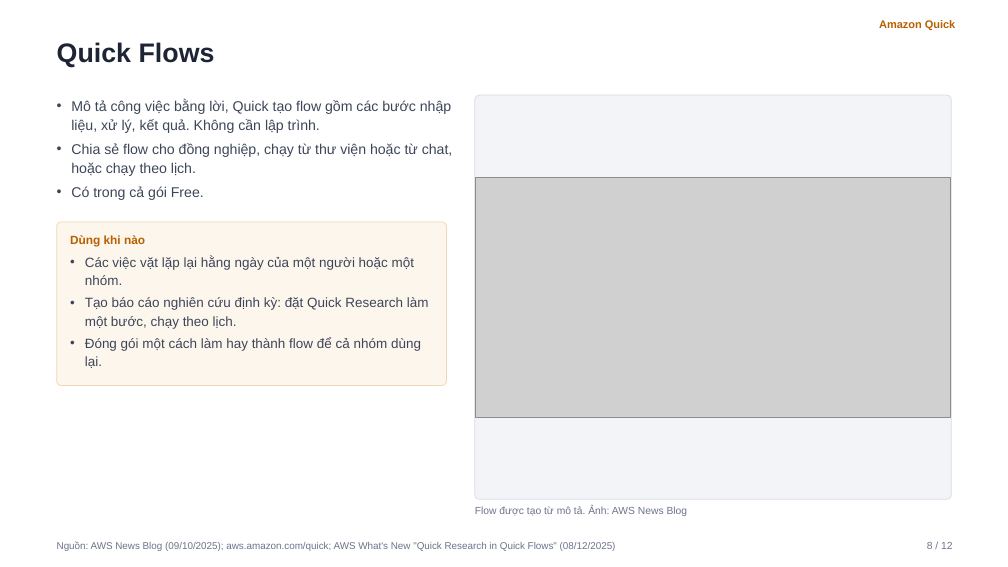
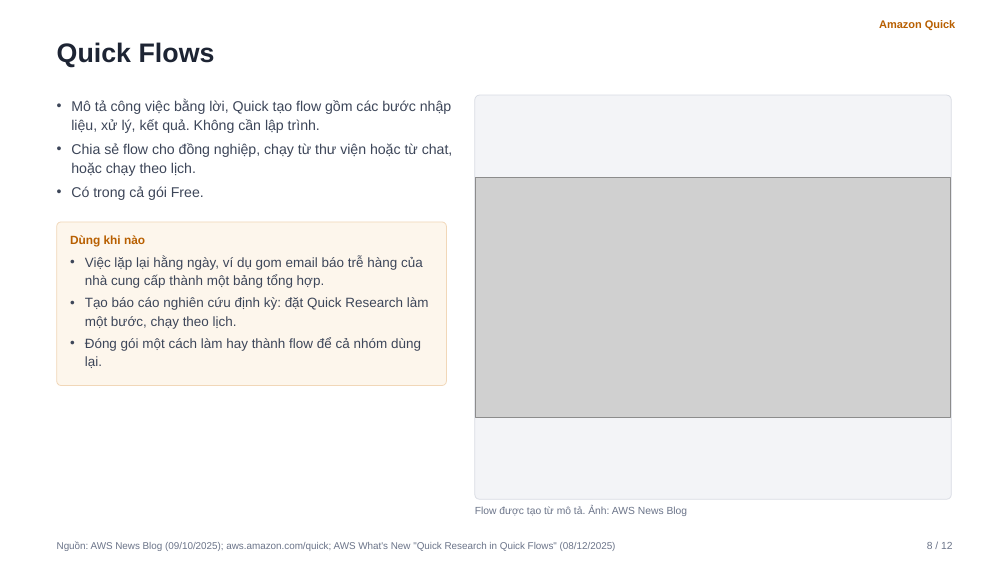
Before and after one commit to hiepnhoc/HiGa, a slide deck: slide 8 of public/slides/amazon-quick/amazon-quick.pptx. Drawn at 1008x567 pixels with LibreOffice and Linux fonts; fonts in the diff are those of the drawing; grey boxes stand for pictures. Boxes give left, top, right and bottom in pixels: in the first picture for what was removed or moved away, otherwise in the second. Text is boxed around its words. In the diff, an @@ line names an element or a change of style, - is before the commit and + after.

```diff
--- a/public/slides/amazon-quick/amazon-quick.pptx
+++ b/public/slides/amazon-quick/amazon-quick.pptx
@@ text at <box>85,256,423,288</box>: text changed @@
-• Các việc vặt lặp lại hằng ngày của một người hoặc một nhóm.
+• Việc lặp lại hằng ngày, ví dụ gom email báo trễ hàng của nhà cung cấp thành một bảng tổng hợp.
```
Also in this commit, not shown: 6 other slides changed, 3 other files.
